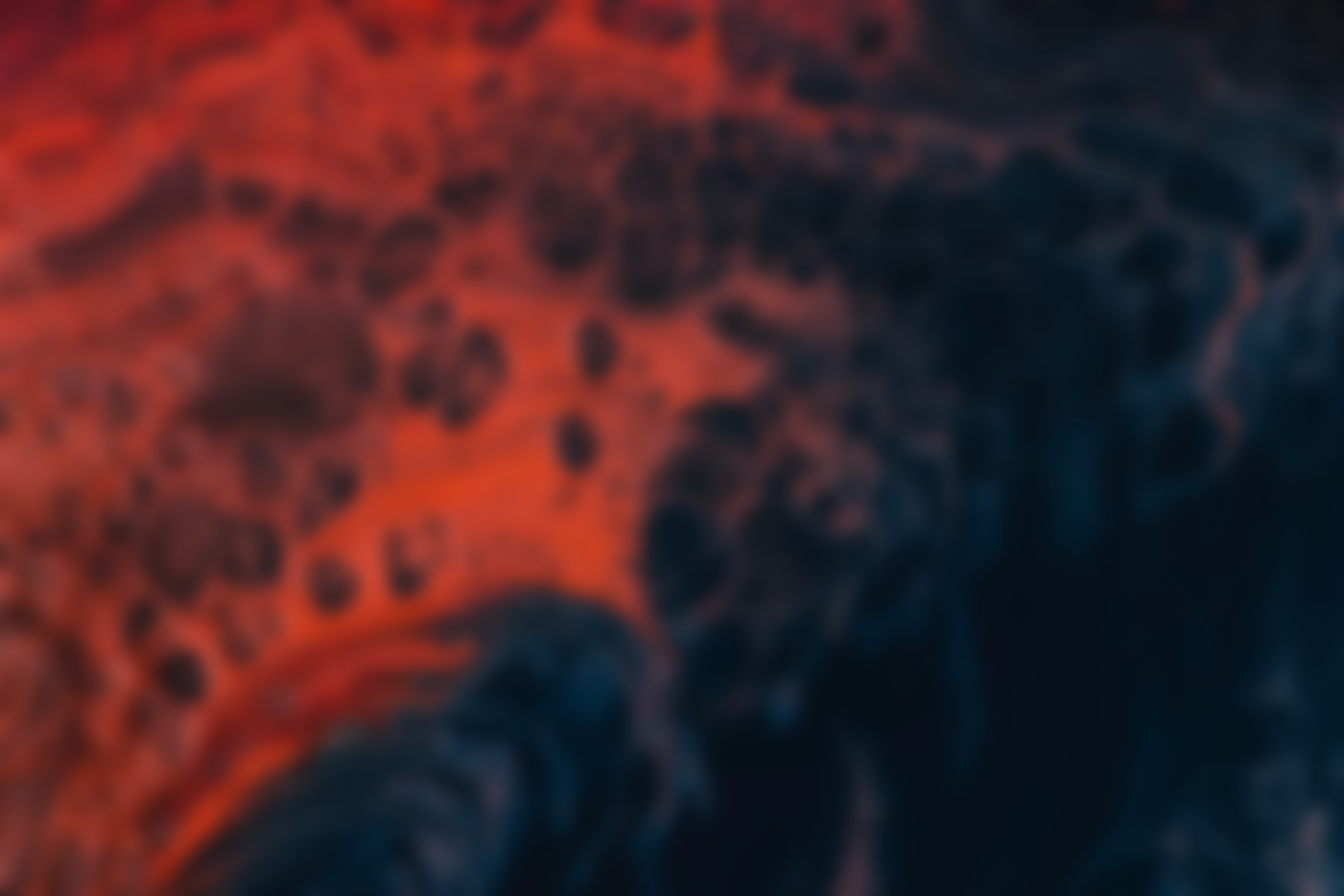
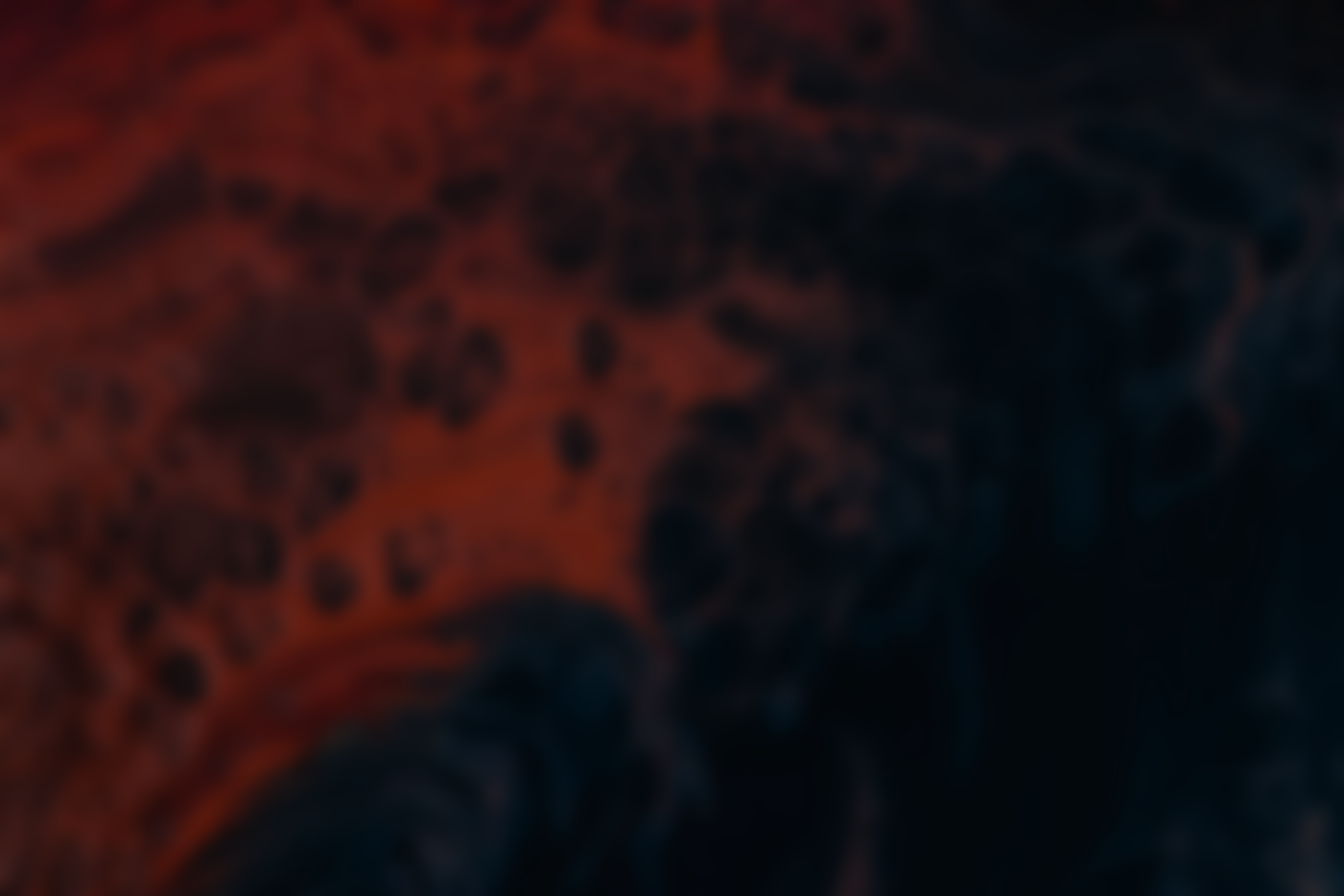
Comparing the layer stacks of the two 1344 x 896 images. Changes:
added layer "Lager 2" above "Lager 1" over [0, 0, 1344, 896]
